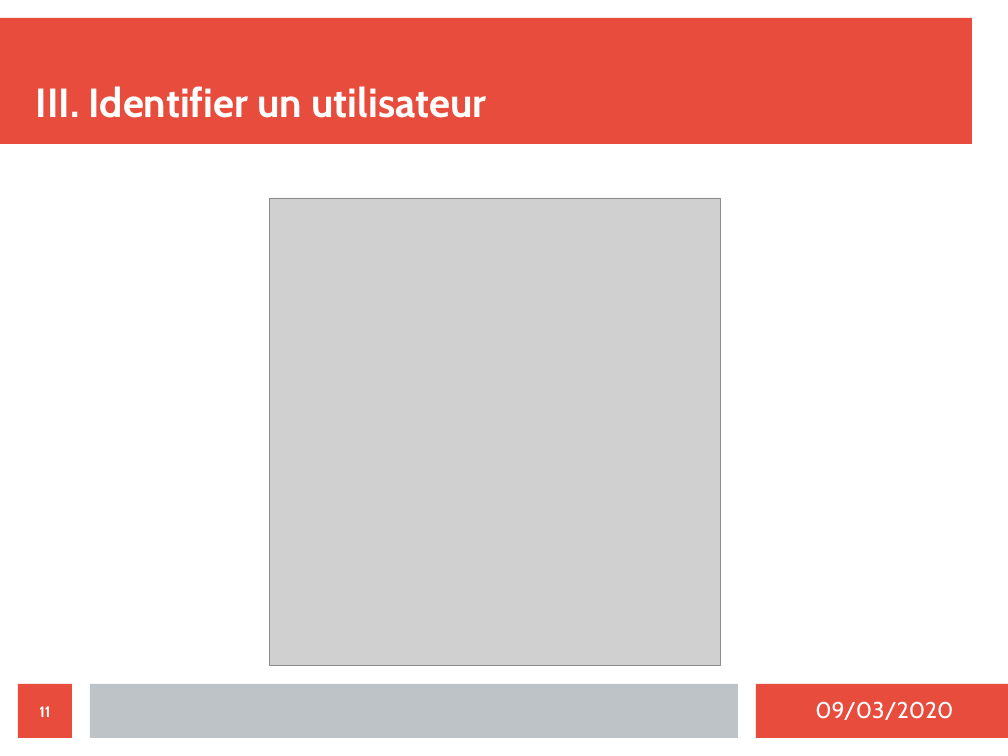
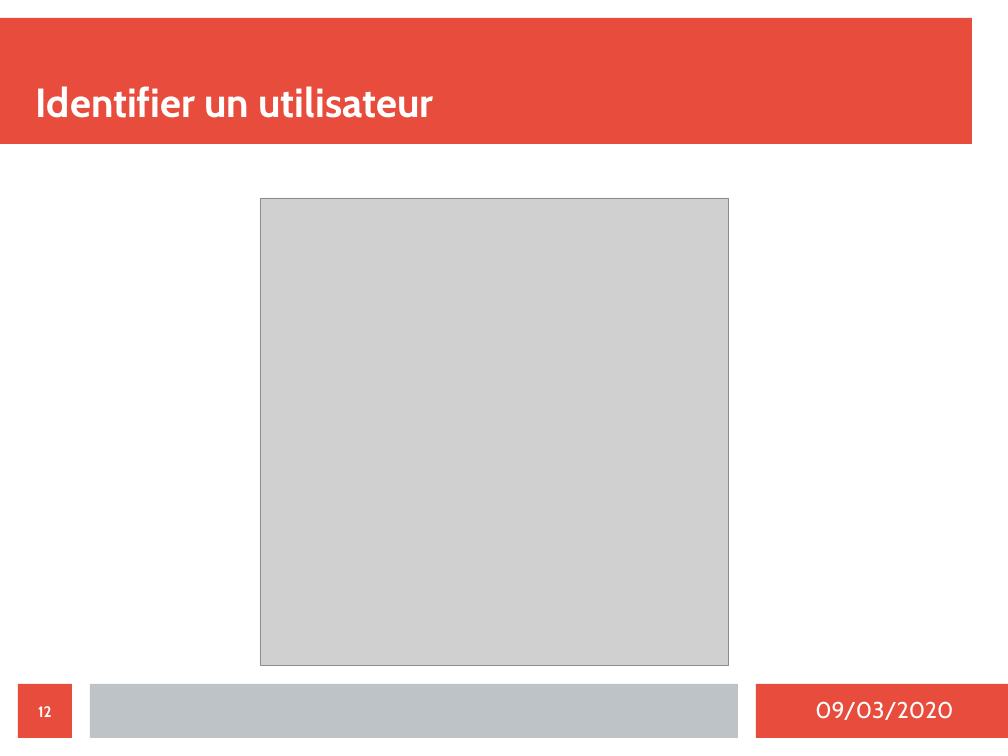
Before and after one commit to MezeretteBrice/Projet_Ronde, a slide deck: slide 12 of SOUTENANCE/Revue2/Revue2_CHEVREL.odp (slide 11 before the commit). Drawn at 1008x756 pixels with LibreOffice and Linux fonts; fonts in the diff are those of the drawing; grey boxes stand for pictures. Boxes give left, top, right and bottom in pixels: in the first picture for what was removed or moved away, otherwise in the second. Text is boxed around its words. In the diff, an @@ line names an element or a change of style, - is before the commit and + after.

```diff
--- a/SOUTENANCE/Revue2/Revue2_CHEVREL.odp
+++ b/SOUTENANCE/Revue2/Revue2_CHEVREL.odp
@@ title at bbox=[36, 86, 434, 118]: text changed @@
-III. Identifier un utilisateur
+Identifier un utilisateur
@@ picture: place and size @@
-picture at bbox=[269, 198, 721, 667]
+picture at bbox=[261, 198, 729, 667]
@@ page number at bbox=[38, 706, 52, 717]: text changed @@
-11
+12
```
Also in this commit, not shown: 8 other slides changed.
